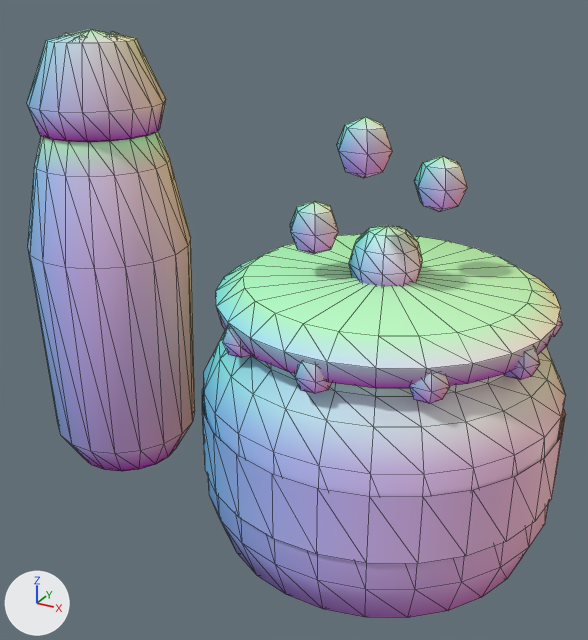
The glTF model game/art3d/props/honey_jar.glb: old version first, new version second.
Both versions are drawn from a camera (50 mm lens) standing at (0.163, -0.402, 0.333) and looking at (-0.059, 0.0, 0.132). The lights are fixed; the arrows at lower left show +X, +Y and +Z. The picture after the commit comes second. Mesh edges are drawn as thin lines. Vertices at exactly the same position are counted once.

The first picture shows 'honey_jar'.
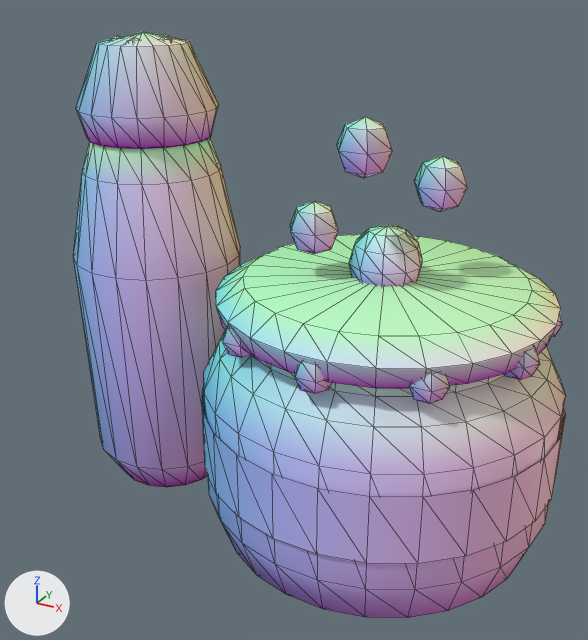
Changed parts and their boxes [x1, y1, x2, y2] in the pictures (588 x 640 px; the box of a moved part takes in the faces that stretch with it):
'honey_jar', reshaped (9% narrower): before [27, 29, 566, 618]; after [73, 32, 566, 618]
part 1 of me_honey_jar, moved or reshaped: before [28, 131, 195, 471]; after [73, 138, 240, 487]
part 2 of me_honey_jar, moved or reshaped: before [27, 29, 166, 142]; after [76, 32, 218, 149]
part 3 of me_honey_jar, moved or reshaped: before [106, 34, 117, 38]; after [160, 36, 171, 41]
part 4 of me_honey_jar, moved or reshaped: before [74, 35, 86, 39]; after [128, 37, 140, 42]

The edits, one by one:
me_honey_jar is used by ob_honey_jar; location (0.0, 0.0, 0.0).
me_honey_jar had 871 vertices, 1598 faces and spanned x -0.254..0.106, y -0.106..0.106, z 0.0..0.296.
me_honey_jar now has 871 vertices, 1598 faces and spans x -0.214..0.106, y -0.106..0.106, z 0.0..0.296.
me_honey_jar part 1: the loose piece of 90 vertices spanning x -0.254..-0.146, y -0.053..0.053, z 0.0..0.235 is moved by (0.04, 0.0, 0.0).
me_honey_jar part 2: the loose piece of 55 vertices spanning x -0.243..-0.157, y -0.042..0.042, z 0.235..0.296 is moved by (0.04, 0.0, 0.0).
me_honey_jar part 3: the loose piece of 20 vertices spanning x -0.191..-0.179, y -0.005..0.005, z 0.282..0.294 is moved by (0.04, 0.0, 0.0).
me_honey_jar part 4: the loose piece of 20 vertices spanning x -0.201..-0.189, y -0.019..-0.009, z 0.282..0.294 is moved by (0.04, 0.0, 0.0).
Other edits to the shape of me_honey_jar do not show in these pictures.
